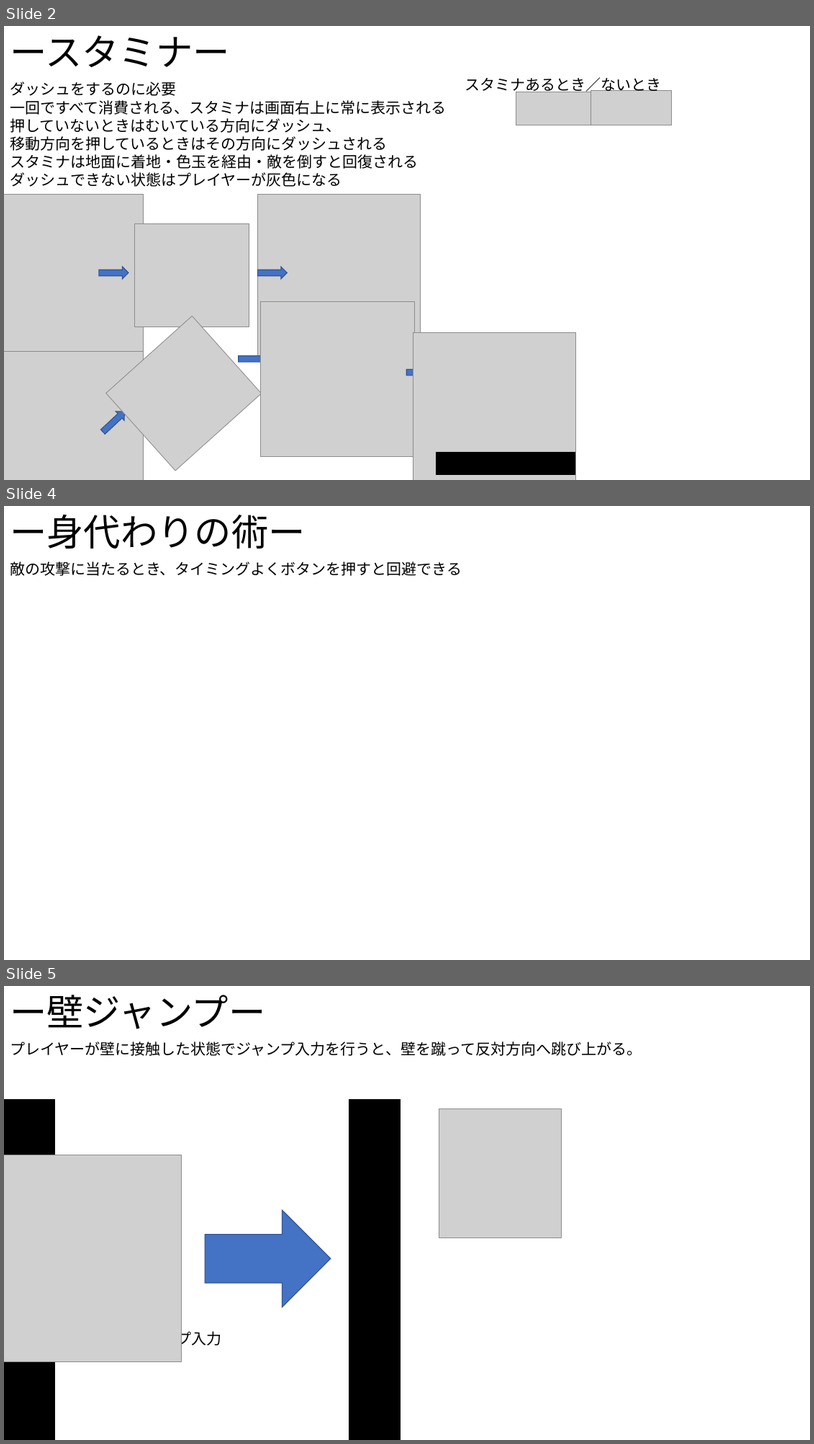
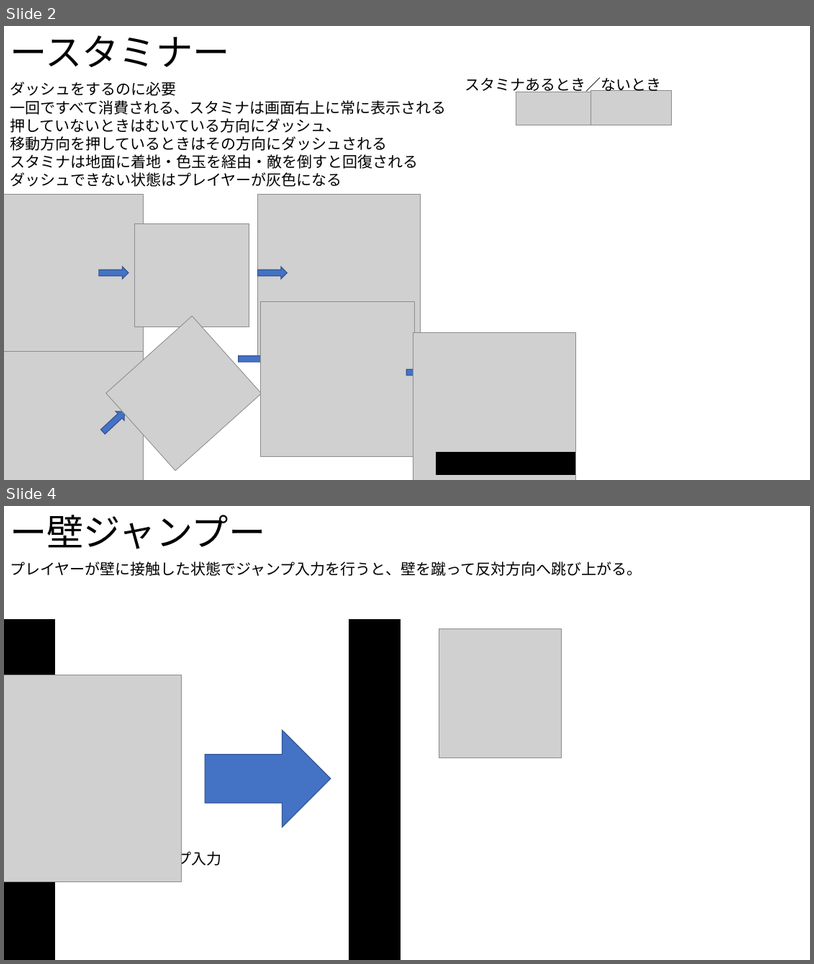
Before and after one commit to Shingo-Takenaka/Employment-work, a slide deck: 仕様書/Ninja.pptx. Shown one above the other, each under a label of ours: slides 2, 4 and 5 before the commit, slides 2 and 4 after it; the slides between them are not shown. The pictures are 814x1444 and 814x964 pixels, drawn with LibreOffice and Linux fonts; fonts in the diff are those of the drawing; grey boxes stand for pictures. Boxes give left, top, right and bottom in pixels: in the first picture for what was removed or moved away, otherwise in the second. Text is boxed around its words. In the diff, an @@ line names an element or a change of style, - is before the commit and + after.

```diff
--- a/仕様書/Ninja.pptx
+++ b/仕様書/Ninja.pptx
@@ slide 4 removed at (x1=4, y1=506, x2=810, y2=960), background #FFFFFF @@
@@ text removed at (x1=10, y1=515, x2=306, y2=548) @@
-ー身代わりの術ー
@@ text removed at (x1=10, y1=561, x2=462, y2=576) @@
-敵の攻撃に当たるとき、タイミングよくボタンを押すと回避できる
@@ what was slide 5 is now slide 4 @@
```
Also in this commit, not shown: 3 slides changed, 5 other files.
